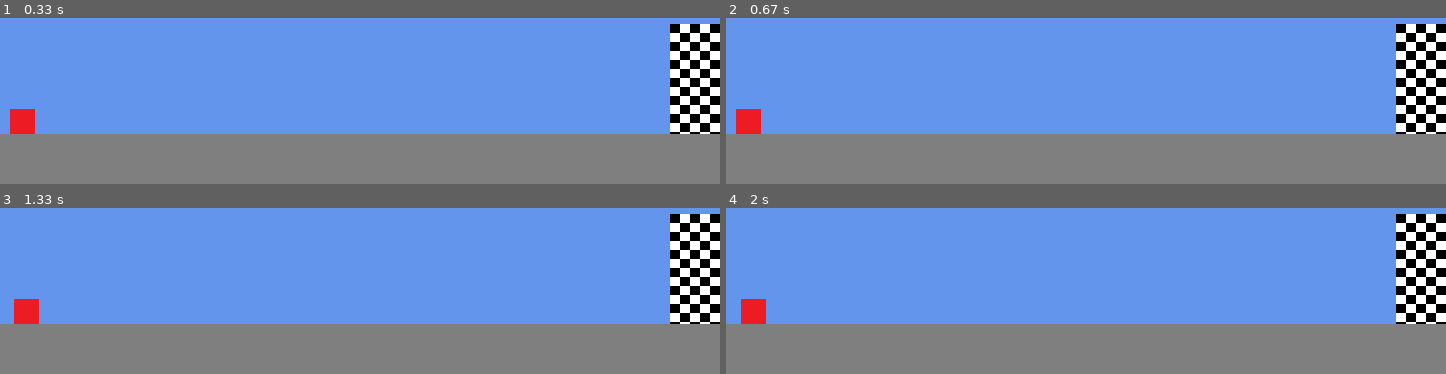
Above: before the commit, frames 1-4 (two rows, left to right).
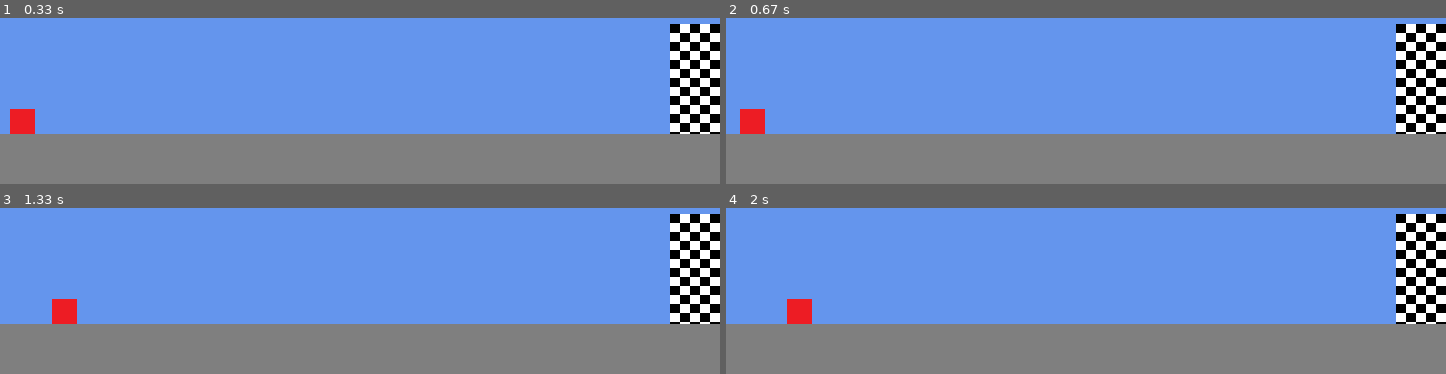
Above: after the commit, the same moments.

Repository: bretcolloff/pygame_base
Game: pygame game, started from game.py
Two runs of this game, one before a commit and one after it. Both use one fixed random seed, a clock stepped at 60 frames per second and the inputs below.
Inputs:
- Up to frame 1 (0.33 s): no input
- Up to frame 2 (0.67 s): hold Right from 0.33 s (still down)
- Up to frame 3 (1.33 s): release Right at 0.8 s; hold Right 0.83-1.3 s
- Up to frame 4 (2 s): hold Left 1.33-1.87 s

Frame 1 is identical in both runs. In frame 2, 0.2% of the frame differs, in the area x 1-6%, y 54-70%; in frame 3, 1.0%, in the area x 1-11%, y 54-70%; in frame 4, 1.0%.

Commit message:
Adding to car demo.

Diff:
--- a/engine/resource_managers/entitymanager.py
+++ b/engine/resource_managers/entitymanager.py
@@ -24,7 +24,6 @@
 
                     self.entities.append(entity)
 
-
     def instantiate_specialisation(self, entityData):
         module = entityData['properties']['specialisation_module']
         specialisation = entityData['properties']['specialisation']
@@ -33,3 +32,9 @@
         instance = Specialisation()
         instance.load(entityData)
         return instance
+
+    def find_entity(self, id):
+        for entity in self.entities:
+            if entity.id == id:
+                return entity
+        return None
--- a/game.py
+++ b/game.py
@@ -3,21 +3,19 @@
 from engine.config import *
 from game.game import Game
 
-# initialize game engine
+# initialize pygame
 pygame.init()
 
-# Load config
+# Load config and set window parameters.
 config = Config('resources/data/config.json')
-# set screen width/height and caption
-
 screen = pygame.display.set_mode((config.width, config.height))
 pygame.display.set_caption(config.name)
 
-# initialize clock. used later in the loop.
+# initialize clock.
 clock = pygame.time.Clock()
 
 # Initialize game
-game = Game()
+game = Game(config, clock)
 game.initialise()
 
 # Game loop
@@ -35,7 +33,5 @@
     game.render(screen)
 
     pygame.display.update()
-    # run at 30 fps
-    clock.tick(30)
 
 pygame.quit()
--- a/game/entities/vehicle.py
+++ b/game/entities/vehicle.py
@@ -13,11 +13,11 @@
             self.accelerate()
 
     def accelerate(self):
-        self.velocity += 0.01
+        self.velocity += 0.1
 
     def brake(self):
         if self.velocity > 0:
-            self.velocity -= 0.05
+            self.velocity -= 0.5
 
         # Clamp the value so we don't go backwards.
         if self.velocity < 0:
--- a/game/game.py
+++ b/game/game.py
@@ -5,24 +5,52 @@
 
 
 class Game():
-    def __init__(self):
+    def __init__(self, config, clock):
+        # TODO push into the engine
         self.entityManager = None
         self.inputHandler = None
+        self.config = config
+        self.clock = clock
+        # TODO end
+
+        self.car = None
 
     def initialise(self):
+        # TODO push into the engine
         self.entityManager = EntityManager()
         self.entityManager.load('resources/data/data.json')
 
+        # TODO game logic
+        self.car = self.entityManager.find_entity("car")
+        # TODO end
+
         self.inputHandler = InputHandler()
-        self.inputHandler.set_focus(self.entityManager.entities[0])
+        self.inputHandler.set_focus(self.car)
+        # TODO end
 
     def handle_input(self):
+        # TODO push into the engine
         self.inputHandler.apply_input(pygame.key.get_pressed())
+        # TODO end
 
     def update(self):
+        # TODO push into the engine
         for entity in self.entityManager.entities:
             entity.update()
+        # TODO end
+
+        # Stop the car from falling off the edge.
+        if self.car.x > self.config.width - self.car.width:
+            self.car.velocity = 0
+            self.car.x = self.config.width - self.car.width
+
+        # TODO push into the engine
+        # Update the clock
+        self.clock.tick(30)
+        # TODO end
 
     def render(self, screen):
+        # TODO push into the engine
         for entity in self.entityManager.entities:
             entity.render(screen)
+        # TODO end
--- a/resources/data/data.json
+++ b/resources/data/data.json
@@ -1,25 +1,5 @@
 {
   "entities": [
-    {
-      "position": {
-        "x": 10,
-        "y": 405
-      },
-      "size": {
-        "width": 25,
-        "height": 25
-      },
-      "resources": {
-        "image": "resources/images/sprites/square.png"
-      },
-      "properties": {
-        "visible": true,
-        "static": false,
-        "id": "car",
-        "specialisation_module": "game.entities.vehicle",
-        "specialisation": "Vehicle"
-      }
-    },
     {
       "position": {
         "x": 0,
@@ -55,6 +35,26 @@
         "static": true,
         "id": "wall"
       }
+    },
+    {
+      "position": {
+        "x": 10,
+        "y": 405
+      },
+      "size": {
+        "width": 25,
+        "height": 25
+      },
+      "resources": {
+        "image": "resources/images/sprites/square.png"
+      },
+      "properties": {
+        "visible": true,
+        "static": false,
+        "id": "car",
+        "specialisation_module": "game.entities.vehicle",
+        "specialisation": "Vehicle"
+      }
     }
   ]
 }
